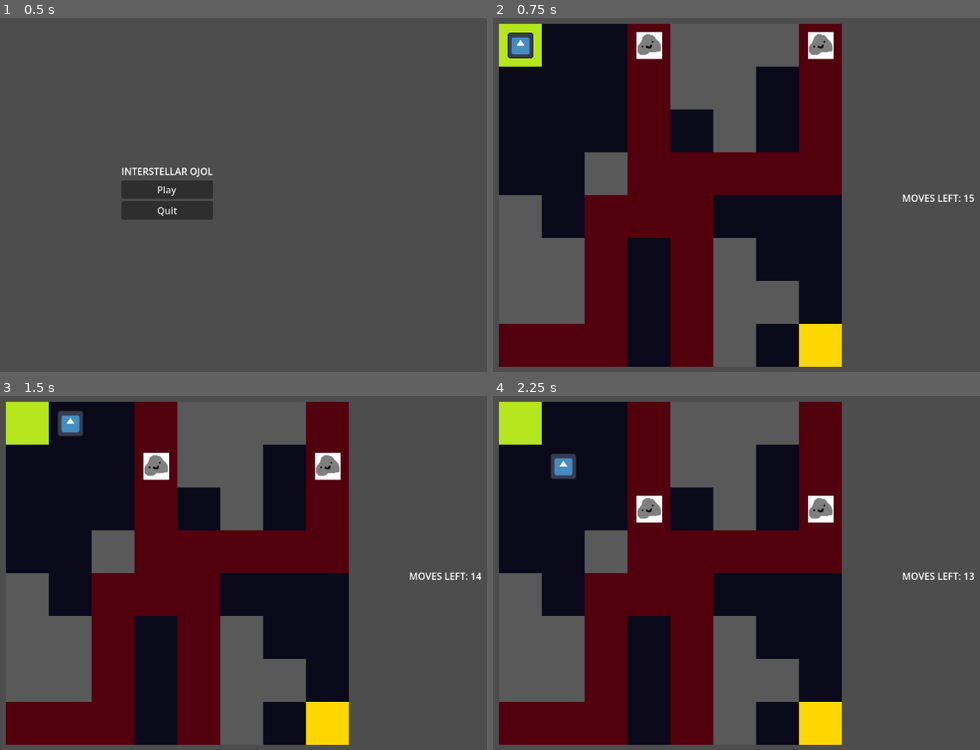
Above: before the commit, frames 1-4 (two rows, left to right).
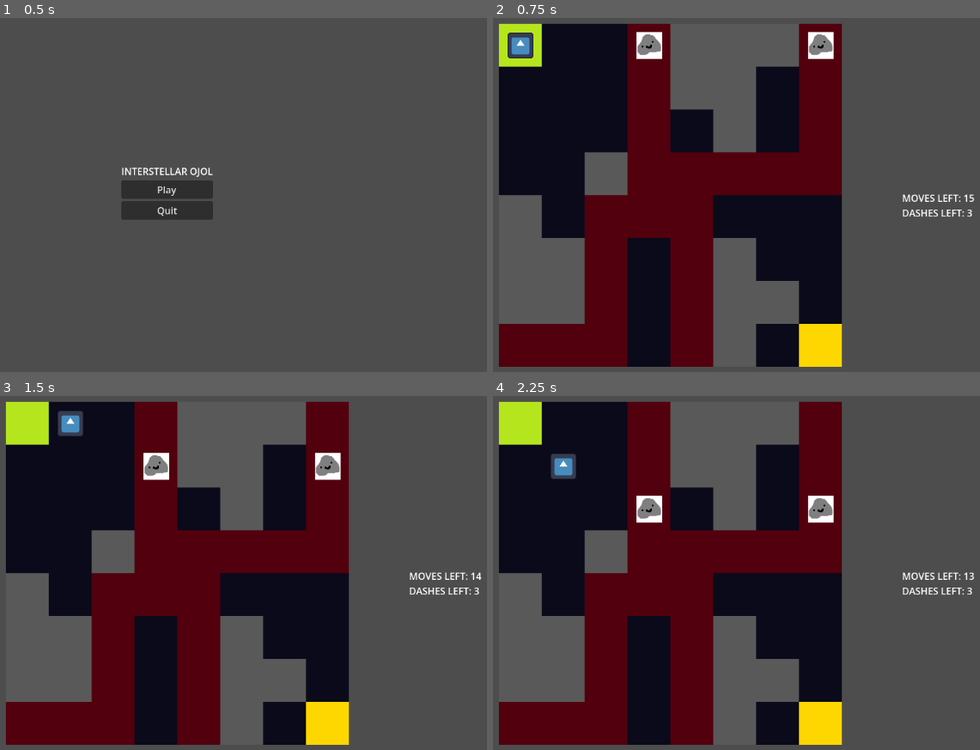
Above: after the commit, the same moments.

Repository: XilefEel/gameseed-2026
Game: Godot game, scene res://scenes/MainMenu.tscn
The game is run twice, just before and just after one commit, with the same random seed, the same clock (stepped at 60 frames per second) and the same inputs. The engine's default icon, where the game draws it, is replaced by a stand-in: a white triangle on a blue panel in a dark square.
Inputs:
- Up to frame 1 (0.5 s): no input
- Up to frame 2 (0.75 s): click "Play" at 0.5 s
- Up to frame 3 (1.5 s): tap Enter at 1.25 s; hold Right (ui_right) from 1.28 s (still down); hold Shift from 1.28 s (still down)
- Up to frame 4 (2.25 s): tap Space at 2 s; release Right (ui_right) at 2.03 s; release Shift at 2.03 s; hold Down (ui_down) from 2.03 s (still down); tap Shift at 2.1 s

Frame 1 is identical in both runs. In frame 2, 0.1% of the frame differs, in the area x 84-99%, y 54-57%; in frame 3, 0.1%; in frame 4, 0.1%.

Commit message:
added dash mechanic with proper asteroid collision detection

Diff:
--- a/scenes/Game.tscn
+++ b/scenes/Game.tscn
@@ -61,9 +61,16 @@
 
 [node name="UI" type="CanvasLayer" parent="." unique_id=1107248740]
 
-[node name="Label" type="Label" parent="UI" unique_id=1953213504]
+[node name="MovesLeft" type="Label" parent="UI" unique_id=1953213504]
 offset_left = 978.0
 offset_top = 321.0
 offset_right = 1085.0
 offset_bottom = 344.0
 text = "MOVES LEFT: "
+
+[node name="ChargesLeft" type="Label" parent="UI" unique_id=858241789]
+offset_left = 978.0
+offset_top = 346.0
+offset_right = 1059.0
+offset_bottom = 369.0
+text = "CHARGES: "
--- a/scripts/player.gd
+++ b/scripts/player.gd
@@ -1,22 +1,33 @@
 extends Node2D
 
 @onready var grid: TileMapLayer = get_parent()
-@onready var move_label := $"../../UI/Label"
+@onready var move_label := $"../../UI/MovesLeft"
+@onready var charge_label := $"../../UI/ChargesLeft"
 
 const MOVE_SPEED := 200.0
 var is_moving := false
+var current_cell := Vector2i.ZERO
+
 var moves_left := 15 :
 	set(value):
 		moves_left = value
 		move_label.text = "MOVES LEFT: %d" % moves_left
 
-var current_cell := Vector2i.ZERO
+var charges_left := 3 :
+	set(value):
+		charges_left = value
+		charge_label.text = "DASHES LEFT: %d" % charges_left
+
+var asteroids :Array :
+	get:
+		return get_tree().get_nodes_in_group("asteroids")
 
 
 func _ready() -> void:
 	current_cell = grid.start_cell
 	position = grid.map_to_local(current_cell)
 	moves_left = moves_left
+	charges_left = charges_left
 
 
 func _unhandled_input(event) -> void:
@@ -35,24 +46,56 @@
 		dir = Vector2i.RIGHT
 
 	if dir != Vector2i.ZERO:
-		move(dir)
+		if Input.is_physical_key_pressed(KEY_SHIFT):
+			dash(dir)
+		else:
+			move(dir)
 
 
 func move(dir: Vector2i) -> void:
 	var next = current_cell + dir
-	if not grid.is_in_bounds(next):
-		return
-
-	if grid.is_wall(next):
+	if not grid.is_in_bounds(next) or grid.is_wall(next):
 		return
 
 	if moves_left <= 0:
-		await get_tree().create_timer(0.3).timeout
-		get_tree().change_scene_to_file("res://scenes/GameOver.tscn")
+		game_over()
 		return
 
+	var prev_cells = step_asteroids()
 	current_cell = next
-	await move_to_cell(next)
+	await move_to_cell(current_cell)
+
+	if check_asteroid_collisions(prev_cells):
+		game_over()
+		return
+
+	moves_left -= 1
+
+	if grid.is_end_cell(current_cell):
+		get_tree().change_scene_to_file("res://scenes/Win.tscn")
+
+
+func dash(dir: Vector2i) -> void:
+	if charges_left <= 0 or moves_left <= 0:
+		return
+
+	var _prev_cells = step_asteroids()
+
+	for i in range(1, 4):
+		var next := current_cell + dir * i
+
+		if not grid.is_in_bounds(next) or grid.is_wall(next):
+			game_over()
+			return
+
+		for a in asteroids:
+			if a.get_cell() == next:
+				game_over()
+				return
+
+	current_cell += dir * 3
+	await move_to_cell(current_cell)
+	charges_left -= 1
 	moves_left -= 1
 
 	if grid.is_end_cell(current_cell):
@@ -62,31 +105,44 @@
 func move_to_cell(cell: Vector2i) -> void:
 	is_moving = true
 
-	var asteroid_prev_cells = {}
-
-	for a in get_tree().get_nodes_in_group("asteroids"):
-		asteroid_prev_cells[a] = a.get_cell()
-		a.step()
-
 	var target = grid.map_to_local(cell)
 	var duration = position.distance_to(target) / MOVE_SPEED
 
-	var tween = create_tween().tween_property(
+	await create_tween().tween_property(
 		self,
 		"position",
 		target,
 		duration
-	)
+	).finished
 
-	await tween.finished
+	is_moving = false
 
-	for a in get_tree().get_nodes_in_group("asteroids"):
+
+func step_asteroids() -> Dictionary:
+	var prev_cells := {}
+
+	for a in asteroids:
+		prev_cells[a] = a.get_cell()
+		a.step()
+
+	return prev_cells
+
+
+func check_asteroid_collisions(prev_cells: Dictionary) -> bool:
+	for a in asteroids:
 		var hit = a.get_cell() == current_cell
-		var swapped = asteroid_prev_cells[a] == current_cell
+		var swapped = prev_cells[a] == current_cell
 
 		if hit or swapped:
-			await get_tree().create_timer(0.3).timeout
-			get_tree().change_scene_to_file("res://scenes/GameOver.tscn")
-			return
+			return true
 
-	is_moving = false
+	return false
+
+
+func game_over() -> void:
+	await get_tree().create_timer(0.3).timeout
+	get_tree().change_scene_to_file("res://scenes/GameOver.tscn")
+
+
+func win() -> void:
+	get_tree().change_scene_to_file("res://scenes/Win.tscn")
